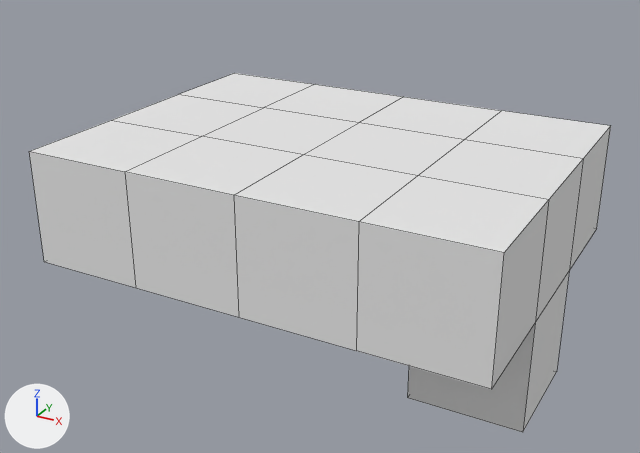
An edit to the OBJ model VektoriaApp/models/road/prefabRoad3.obj, drawn before and after from the same camera.
Camera for both pictures: a 50 mm camera at (6.78, -12.77, 5.69) aimed at (-0.07, -0.31, -0.54). Lighting does not change. The marker at lower left points along +X, +Y and +Z. Mesh edges are drawn as thin lines. Where no turn or scale is listed for an object, it has been applied to the vertices.
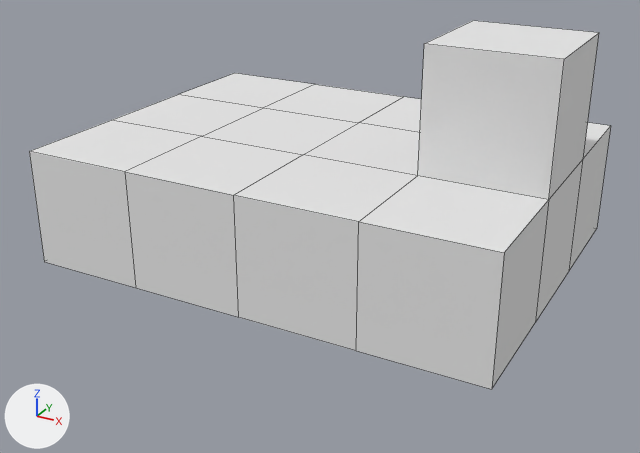
Boxes [x1, y1, x2, y2] around the edits, measured in the pictures (640 x 453 px; the box of a moved part takes in the faces that stretch with it):
'Cube', reshaped: before [29, 73, 611, 432]; after [29, 20, 611, 389]
part 1 of me_cube, moved or reshaped: before [407, 140, 583, 432]; after [418, 20, 599, 199]

Diff of the bpy script that builds the scene:
```diff
--- a/VektoriaApp/models/road/prefabRoad3.obj.py
+++ b/VektoriaApp/models/road/prefabRoad3.obj.py
@@ me_cube @@
 me_cube.from_pydata(...)  # 44 vertices, 42 faces; spans x -4.0..4.0, y -3.0..3.0, z -3.0..1.0
 # used by ob_cube; location = (0.0, 0.0, 0.0)
 # verts and faces of me_cube; kept vertices keep their numbers, new ones are numbered from 44
 # before: 8 (4.0, 1.0, 1.0) at pixel (583, 158), 9 (4.0, -1.0, 1.0) at pixel (548, 199), 14 (4.0, -1.0, -1.0) at pixel (535, 322), 15 (4.0, 1.0, -1.0) at pixel (569, 270), 28 (2.0, -1.0, 1.0) at pixel (417, 175)
 # before: 31 (2.0, 1.0, 1.0) at pixel (464, 139), 34 (2.0, 1.0, -1.0), 37 (2.0, -1.0, -1.0), 40 (4.0, -1.0, -3.0) at pixel (522, 432), 41 (4.0, 1.0, -3.0) at pixel (556, 371)
 # before: 42 (2.0, 1.0, -3.0), 43 (2.0, -1.0, -3.0) at pixel (407, 397)
+# me_cube part 1
+delete_vertices([*range(40, 44)])  # with the faces that use them
+delete_faces([(8, 31, 28, 9)])
+for new, old in zip([*range(44, 48)], [8, 9, 28, 31]): verts[new] = verts[old] + (0.0, 0.0, 2.0)
+faces += [(8, 44, 45, 9), (14, 37, 34, 15), (44, 47, 46, 45), (28, 46, 47, 31), (8, 31, 47, 44), (9, 45, 46, 28)]
 me_cube.materials.append(mat_material)
```
